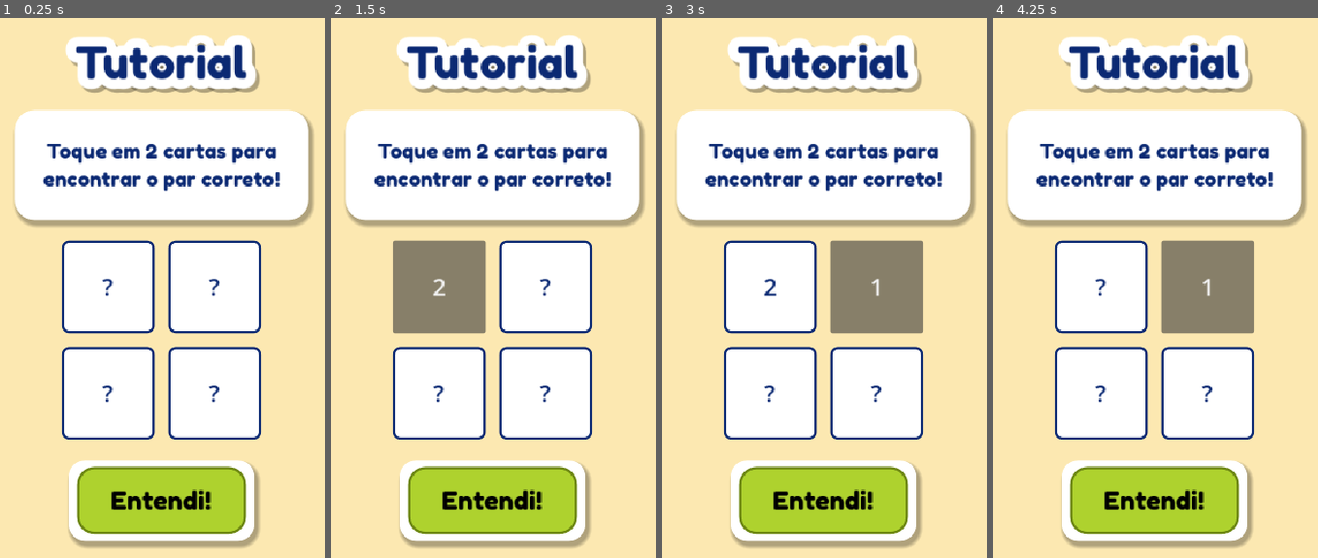
Above: before the commit, frames 1-4 (left to right).
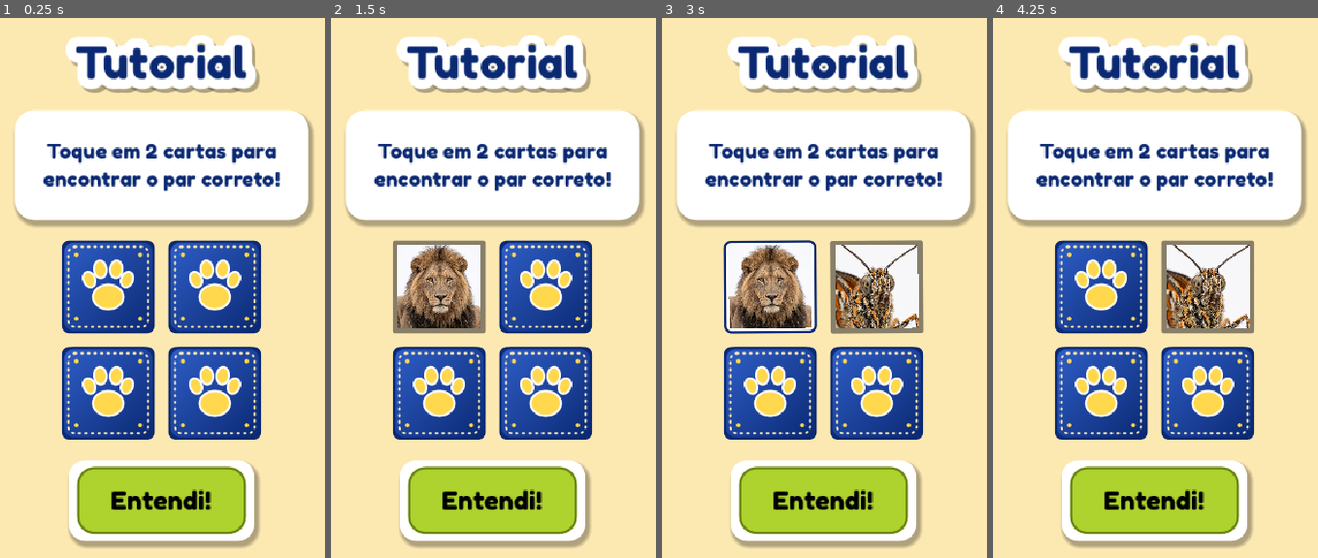
Above: after the commit, the same moments.

Repository: vnarumi/CucaAtiva
Game: Godot game, scene res://scenes/main_menu/main_menu.tscn
The game is run twice, just before and just after one commit, with the same random seed, the same clock (stepped at 60 frames per second) and the same inputs.
Inputs (mouse positions are in pixels of both pictures, inside the frame that each line leads up to):
- Up to frame 1 (0.25 s): no input
- Up to frame 2 (1.5 s): click (438, 288) at 0.5 s, where only the run before the commit has a clickable "?"; click (438, 288) at 1.25 s, where only the run before the commit has a clickable "2"
- Up to frame 3 (3 s): click (769, 288) at 2.02 s; click (876, 288) at 2.75 s, where only the run before the commit has a clickable "?"
- Up to frame 4 (4.25 s): click (1207, 288) at 3.52 s

The runs differ from the first frame. In frame 1, 17% of the frame differs, in the area x 19-80%, y 41-78%; in frame 2, 16%; in frame 3, 16%; in frame 4, 17%.

Commit message:
Tutorial usa o verso com patinha e fotos de animal (nao mais '?' e numeros); limpa avisos

Diff:
--- a/scripts/autoload/game_manager.gd
+++ b/scripts/autoload/game_manager.gd
@@ -57,7 +57,7 @@
 	elapsed_seconds = 0.0
 	is_running = true
 	board = BoardGenerator.generate(difficulty)
-	card_icons = MemoryCardIcons.pick(board.size() / 2, difficulty)
+	card_icons = MemoryCardIcons.pick(int(board.size() / 2.0), difficulty)
 	score_changed.emit(score)
 
 
@@ -80,12 +80,12 @@
 		card_icons.append(str(p))
 	# Saves antigos não têm os ícones (ou apontam pra fotos que não existem
 	# mais): sorteia de novo (as figuras mudam só nesse caso).
-	var icons_ok := card_icons.size() >= board.size() / 2
+	var icons_ok := card_icons.size() >= int(board.size() / 2.0)
 	for p in card_icons:
 		if not ResourceLoader.exists(p):
 			icons_ok = false
 	if not icons_ok:
-		card_icons = MemoryCardIcons.pick(board.size() / 2, difficulty)
+		card_icons = MemoryCardIcons.pick(int(board.size() / 2.0), difficulty)
 	score = int(state.get("score", 0))
 	combo_streak = int(state.get("combo_streak", 0))
 	hints_used = int(state.get("hints_used", 0))
--- a/scripts/ui/tutorial.gd
+++ b/scripts/ui/tutorial.gd
@@ -2,16 +2,22 @@
 ## Tutorial interativo no primeiro acesso (RF05). Mostra um mini jogo da
 ## memória 2x2 (2 pares) para o jogador praticar virar/comparar cartas antes
 ## de ir pro tabuleiro de verdade — sem pontuação nem GameManager envolvidos,
-## é só uma demonstração. Marca como visto no SaveManager e só aparece uma vez.
+## é só uma demonstração. Usa o mesmo verso e as mesmas fotos de animal do jogo
+## (2 animais do nível Fácil, sorteados a cada rodada). Marca como visto no
+## SaveManager e só aparece uma vez.
 
 const CARD_SIZE := Vector2(110, 110)
 const MISMATCH_REVEAL_SECONDS := 0.6
 const RESHUFFLE_DELAY_SECONDS := 0.5
-const PAIR_VALUES := [1, 1, 2, 2]
+const PAIR_IDS := [0, 0, 1, 1]
+## Mesmo verso das cartas do tabuleiro.
+const CARD_BACK_TEXTURE := preload("res://assets/icons/cards/verso.svg")
 
 @onready var grid: GridContainer = $Layout/CardGrid
 
 var _buttons: Array[Button] = []
+var _backs: Array[TextureRect] = []
+var _icons: Array[TextureRect] = []
 var _values: Array = []
 var _pending_indices: Array[int] = []
 var _matched: Array[int] = []
@@ -25,18 +31,54 @@
 	for child in grid.get_children():
 		child.queue_free()
 	_buttons.clear()
+	_backs.clear()
+	_icons.clear()
 	_pending_indices.clear()
 	_matched.clear()
-	_values = PAIR_VALUES.duplicate()
+	_values = PAIR_IDS.duplicate()
 	_values.shuffle()
+	var animals: Array = MemoryCardIcons.pick(2, "facil")
 	for i in _values.size():
 		var btn := Button.new()
 		btn.custom_minimum_size = CARD_SIZE
+		btn.pivot_offset = CARD_SIZE / 2.0
 		btn.theme_type_variation = &"CardButton"
-		btn.text = "?"
+		var back := TextureRect.new()
+		back.texture = CARD_BACK_TEXTURE
+		back.expand_mode = TextureRect.EXPAND_IGNORE_SIZE
+		back.stretch_mode = TextureRect.STRETCH_SCALE
+		back.anchor_right = 1.0
+		back.anchor_bottom = 1.0
+		back.mouse_filter = Control.MOUSE_FILTER_IGNORE
+		btn.add_child(back)
+		var icon := TextureRect.new()
+		icon.texture = load(animals[_values[i]])
+		icon.expand_mode = TextureRect.EXPAND_IGNORE_SIZE
+		icon.stretch_mode = TextureRect.STRETCH_KEEP_ASPECT_CENTERED
+		icon.anchor_right = 1.0
+		icon.anchor_bottom = 1.0
+		icon.offset_left = 6.0
+		icon.offset_top = 6.0
+		icon.offset_right = -6.0
+		icon.offset_bottom = -6.0
+		icon.mouse_filter = Control.MOUSE_FILTER_IGNORE
+		icon.visible = false
+		btn.add_child(icon)
 		btn.pressed.connect(_on_card_pressed.bind(i))
 		grid.add_child(btn)
 		_buttons.append(btn)
+		_backs.append(back)
+		_icons.append(icon)
+
+
+func _reveal(index: int) -> void:
+	_backs[index].visible = false
+	_icons[index].visible = true
+
+
+func _hide(index: int) -> void:
+	_backs[index].visible = true
+	_icons[index].visible = false
 
 
 func _on_card_pressed(index: int) -> void:
@@ -44,7 +86,7 @@
 		return
 	if _pending_indices.has(index) or _matched.has(index):
 		return
-	_buttons[index].text = str(_values[index])
+	_reveal(index)
 	_pending_indices.append(index)
 	if _pending_indices.size() < 2:
 		return
@@ -59,28 +101,30 @@
 		_pop_correct(_buttons[b])
 		_pending_indices.clear()
 		if _matched.size() == _values.size():
-			await get_tree().create_timer(RESHUFFLE_DELAY_SECONDS).timeout
+			await get_tree().create_timer(RESHUFFLE_DELAY_SECONDS + 0.8).timeout
 			_build_grid()
 	else:
 		_wobble_incorrect(_buttons[a])
 		_wobble_incorrect(_buttons[b])
 		await get_tree().create_timer(MISMATCH_REVEAL_SECONDS).timeout
-		_buttons[a].text = "?"
-		_buttons[b].text = "?"
+		_hide(a)
+		_hide(b)
 		_pending_indices.clear()
 
 
+## Mesma "dancinha" suave do acerto no tabuleiro.
 func _pop_correct(btn: Button) -> void:
 	var tween := create_tween()
-	tween.tween_property(btn, "scale", Vector2(1.15, 1.15), 0.12)
-	tween.tween_property(btn, "scale", Vector2.ONE, 0.12)
+	tween.tween_property(btn, "scale", Vector2.ONE * 1.18, 0.14)
+	for angle in [-8.0, 8.0, -6.0, 6.0, -3.0, 3.0, 0.0]:
+		tween.tween_property(btn, "rotation_degrees", angle, 0.09)
+	tween.tween_property(btn, "scale", Vector2.ONE, 0.16)
 
 
 func _wobble_incorrect(btn: Button) -> void:
 	var tween := create_tween()
-	tween.tween_property(btn, "rotation_degrees", -6.0, 0.06)
-	tween.tween_property(btn, "rotation_degrees", 6.0, 0.06)
-	tween.tween_property(btn, "rotation_degrees", 0.0, 0.06)
+	for angle in [-7.0, 7.0, -5.0, 5.0, 0.0]:
+		tween.tween_property(btn, "rotation_degrees", angle, 0.07)
 
 
 func _on_entendi_pressed() -> void:
Not shown: 1 places in scenes/game/tutorial.tscn that only renumber resources
